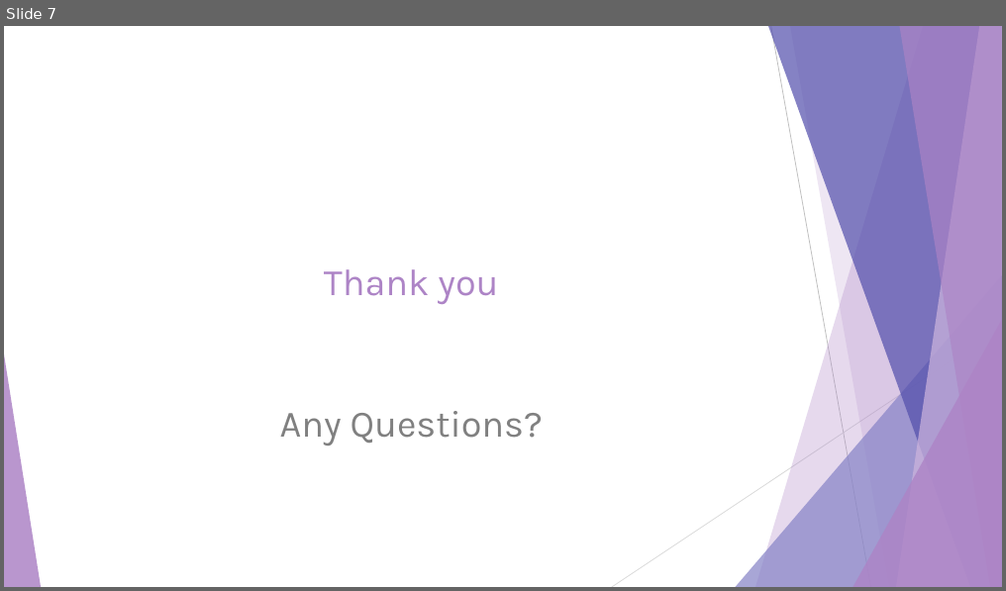
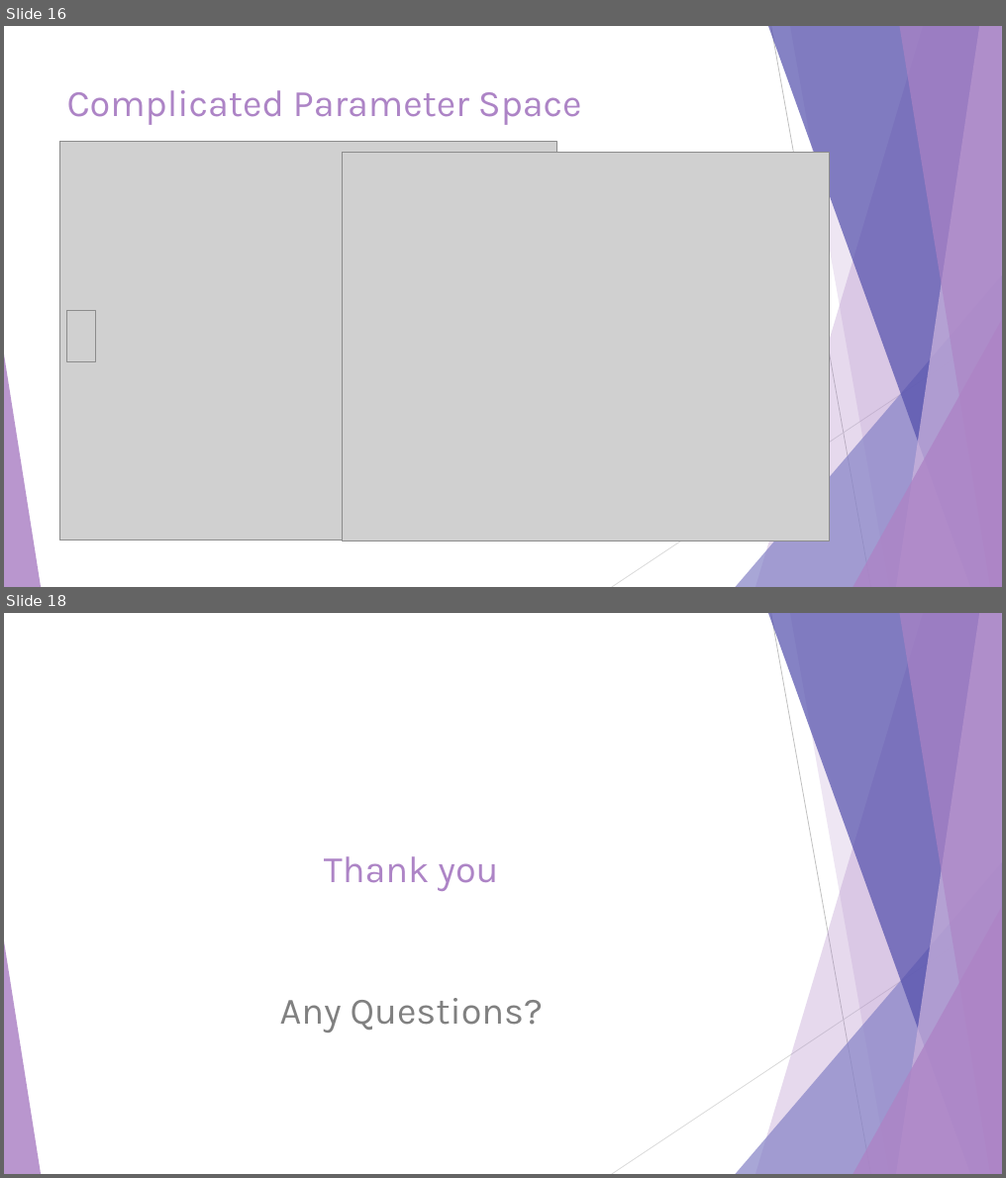
Before and after one commit to alovell/Minimization, a slide deck: Fitting Methods.pptx. Shown one above the other, each under a label of ours: slide 7 before the commit, slides 16 and 18 after it; the slides between them are not shown. The pictures are 1006x591 and 1006x1178 pixels, drawn with LibreOffice and Linux fonts; fonts in the diff are those of the drawing; grey boxes stand for pictures. Boxes give left, top, right and bottom in pixels: in the first picture for what was removed or moved away, otherwise in the second. Text is boxed around its words. In the diff, an @@ line names an element or a change of style, - is before the commit and + after.

```diff
--- a/Fitting Methods.pptx
+++ b/Fitting Methods.pptx
@@ slide 16 added at (4, 26, 1002, 587), background #FFFFFF; not listed: 10 template elements that a slide beside it also shows @@
@@ title added at (67, 90, 582, 125), 36 pt, text #AD84C6 @@
+Complicated Parameter Space
@@ picture added at (59, 141, 556, 541) @@
@@ picture added at (342, 152, 829, 541) @@
@@ picture added at (67, 311, 96, 363) @@
@@ what was slide 7 is now slide 18 @@
```
Also in this commit, not shown: 1 slide changed, 14 other slides added, 4 slides removed.
